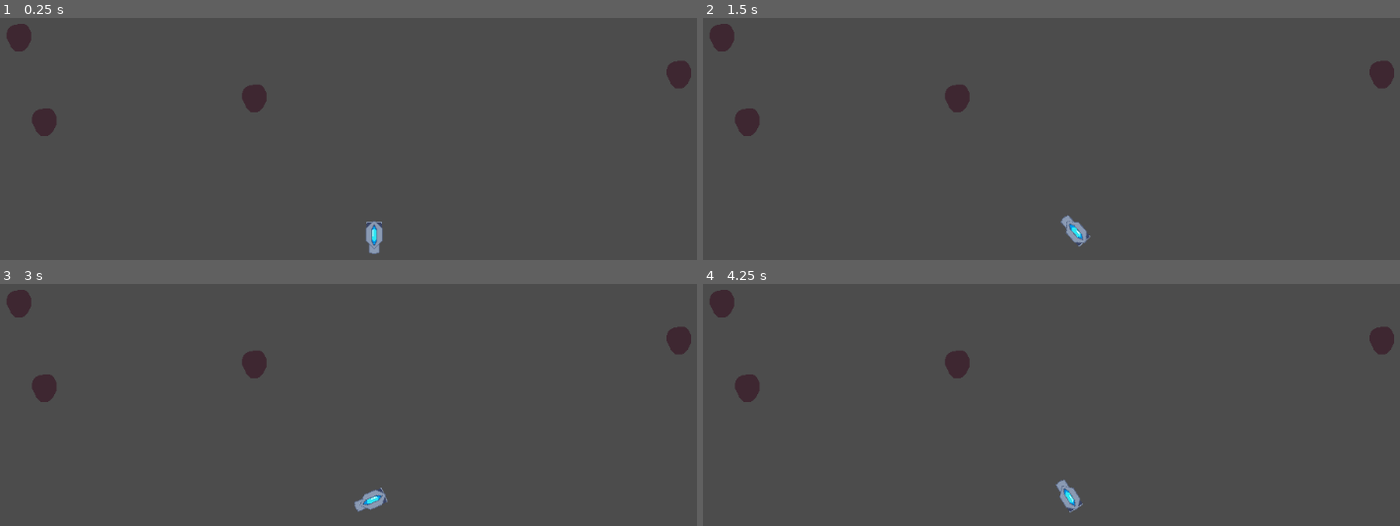
Above: before the commit, frames 1-4 (two rows, left to right).
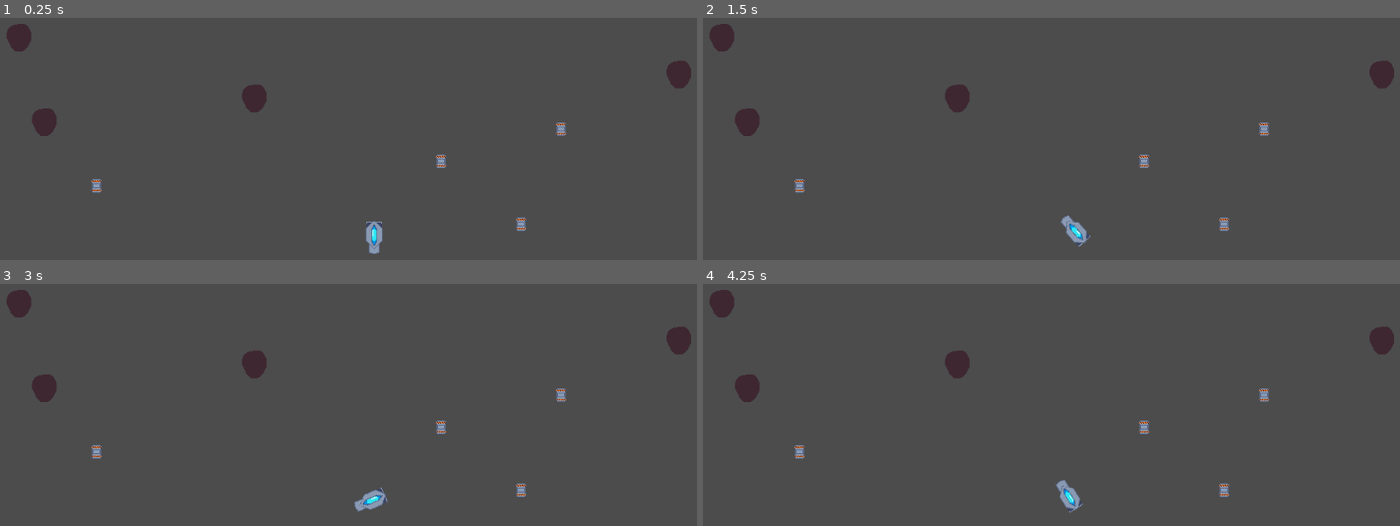
Above: after the commit, the same moments.

Repository: UnwarySage/Subthermal
Game: Godot game, scene res://level/Main.tscn
The game is run twice, just before and just after one commit, with the same random seed, the same clock (stepped at 60 frames per second) and the same inputs.
Inputs:
- Up to frame 1 (0.25 s): no input
- Up to frame 2 (1.5 s): tap Enter at 0.5 s; hold D (player_turn_right) 0.53-1.28 s; hold Down (player_brake) from 1.28 s (still down)
- Up to frame 3 (3 s): release Down (player_brake) at 2.03 s; hold D (player_turn_right) 2.03-2.78 s; hold W (player_forward) from 2.78 s (still down)
- Up to frame 4 (4.25 s): release W (player_forward) at 3.53 s; hold A (player_turn_left) from 3.53 s (still down)

The runs differ from the first frame. In frame 1, 0.3% of the frame differs, in the area x 13-82%, y 43-89%; in frame 2, 0.3%; in frame 3, 0.3%; in frame 4, 0.3%.

Commit message:
add cannisters and scorekeeping

Diff:
--- a/game/entities/asteroid/AsteroidTemplate.tscn
+++ b/game/entities/asteroid/AsteroidTemplate.tscn
@@ -2,7 +2,10 @@
 
 [ext_resource path="res://entities/asteroid/asteroid2.png" type="Texture" id=1]
 
-[node name="AsteroidBody" type="RigidBody2D" index="0"]
+[node name="AsteroidBody" type="RigidBody2D" groups=[
+"asteroid",
+"terrain",
+]]
 
 input_pickable = false
 collision_layer = 1
--- /dev/null
+++ b/game/entities/cannister/Cannister.gd
@@ -0,0 +1,5 @@
+extends RigidBody2D
+
+func collect(collector):
+	SCOREKEEPER.adjust_score(15)
+	self.queue_free()
--- /dev/null
+++ b/game/entities/cannister/Cannister.tscn
@@ -0,0 +1,43 @@
+[gd_scene load_steps=4 format=2]
+
+[ext_resource path="res://entities/cannister/Cannister.gd" type="Script" id=1]
+[ext_resource path="res://entities/cannister/cannister.png" type="Texture" id=2]
+
+[sub_resource type="RectangleShape2D" id=1]
+
+custom_solver_bias = 0.0
+extents = Vector2( 6, 9 )
+
+[node name="CannisterBody" type="RigidBody2D" groups=[
+"cannister",
+]]
+
+input_pickable = false
+collision_layer = 1
+collision_mask = 1
+mode = 0
+mass = 1.0
+friction = 1.0
+bounce = 0.0
+gravity_scale = 1.0
+custom_integrator = false
+continuous_cd = 0
+contacts_reported = 0
+contact_monitor = false
+sleeping = false
+can_sleep = true
+linear_velocity = Vector2( 0, 0 )
+linear_damp = -1.0
+angular_velocity = 0.0
+angular_damp = -1.0
+script = ExtResource( 1 )
+
+[node name="CannisterSprite" type="Sprite" parent="." index="0" groups=[
+"cannister",
+]]
+
+texture = ExtResource( 2 )
+
+[node name="CollisionShape2D" type="CollisionShape2D" parent="." index="1"]
+
+shape = SubResource( 1 )
--- a/game/entities/player/Ship.gd
+++ b/game/entities/player/Ship.gd
@@ -44,3 +44,9 @@
 func fire_thruster(strength):
 	#expects a value from -1 to 1
 	self.angular_velocity += strength * thruster_strength / 500
+
+
+func _on_ShipBody_body_entered(body):
+	#this should handle damage and collecting cannisters
+	if(body.is_in_group("cannister")):
+		body.collect(self)
--- a/game/entities/player/Ship.tscn
+++ b/game/entities/player/Ship.tscn
@@ -15,7 +15,7 @@
 radius = 7.0
 height = 10.0
 
-[node name="ShipBody" type="RigidBody2D" groups=[
+[node name="ShipBody" type="RigidBody2D" index="0" groups=[
 "has_temperature",
 "ship",
 "player",
@@ -31,8 +31,8 @@
 gravity_scale = 1.0
 custom_integrator = false
 continuous_cd = 0
-contacts_reported = 0
-contact_monitor = false
+contacts_reported = 4
+contact_monitor = true
 sleeping = false
 can_sleep = true
 linear_velocity = Vector2( 0, 0 )
@@ -69,3 +69,5 @@
 
 position = Vector2( 0, 30 )
 _sections_unfolded = [ "Transform" ]
+
+[connection signal="body_entered" from="." to="." method="_on_ShipBody_body_entered"]
--- a/game/level/Main.tscn
+++ b/game/level/Main.tscn
@@ -1,7 +1,8 @@
-[gd_scene load_steps=3 format=2]
+[gd_scene load_steps=4 format=2]
 
 [ext_resource path="res://entities/player/Ship.tscn" type="PackedScene" id=1]
 [ext_resource path="res://entities/asteroid/AsteroidTemplate.tscn" type="PackedScene" id=2]
+[ext_resource path="res://entities/cannister/Cannister.tscn" type="PackedScene" id=3]
 
 [node name="level" type="Node2D"]
 
@@ -27,3 +28,19 @@
 [node name="AsteroidBody4" parent="." index="4" instance=ExtResource( 2 )]
 
 position = Vector2( 937, 181 )
+
+[node name="CannisterBody" parent="." index="5" instance=ExtResource( 3 )]
+
+position = Vector2( 730, 379 )
+
+[node name="CannisterBody2" parent="." index="6" instance=ExtResource( 3 )]
+
+position = Vector2( 178, 329 )
+
+[node name="CannisterBody3" parent="." index="7" instance=ExtResource( 3 )]
+
+position = Vector2( 782, 255 )
+
+[node name="CannisterBody4" parent="." index="8" instance=ExtResource( 3 )]
+
+position = Vector2( 626, 297 )
--- /dev/null
+++ b/game/level/ScoreKeeper.gd
@@ -0,0 +1,7 @@
+extends Node
+
+var present_score = 0
+
+func adjust_score(adjustment):
+	present_score += adjustment
+	print(present_score)
--- a/game/project.godot
+++ b/game/project.godot
@@ -13,6 +13,10 @@
 config/name="Temperature"
 run/main_scene="res://level/Main.tscn"
 config/icon="res://icon.png"
+
+[autoload]
+
+SCOREKEEPER="*res://level/ScoreKeeper.gd"
 
 [input]
 
Binary file added: game/entities/cannister/cannister.png
Not shown, added: game/entities/cannister/cannister.png.import
Not shown, added: art-source/cannister.ase
